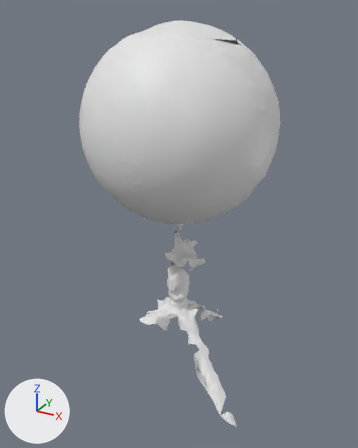
Two versions of the OBJ model res/Metalsphere/Gridtest_0_0_1.000001.obj, one commit apart.
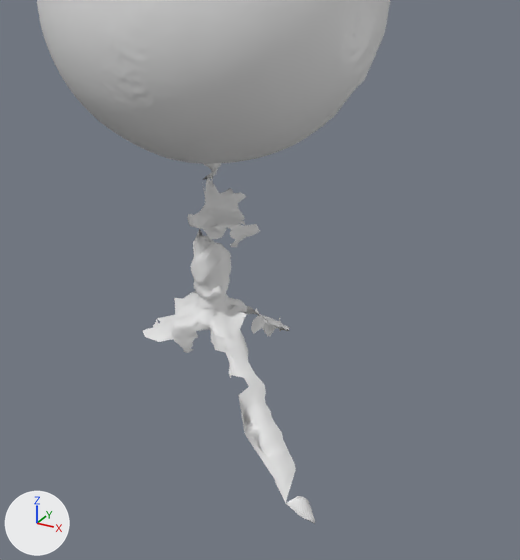
Each version appears first whole from a 50 mm camera at (360.0, -1087.0, 239.0) aimed at (-6.0, -421.0, -94.0), and next in a close-up on the part from 17% to 98% of the width and 29% to 100% of the height. The axes (+X, +Y, +Z) are drawn at lower left. The lights are the same throughout. Materials are left out; every surface is plain grey. Where no turn or scale is listed for an object, it has been applied to the vertices.

Names of what the first close-up shows: 'Gridtest_0_0_1.000001'.
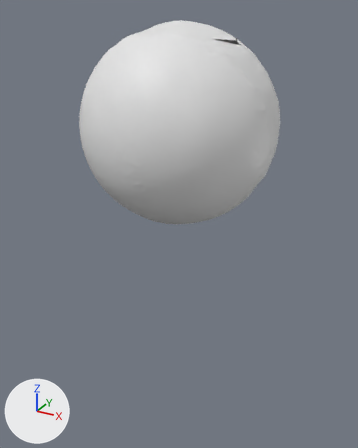
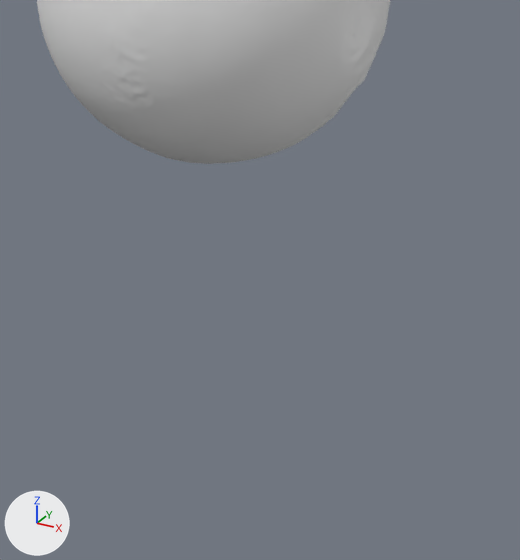
Diff of the bpy script that builds the scene:
```diff
--- a/res/Metalsphere/Gridtest_0_0_1.000001.obj.py
+++ b/res/Metalsphere/Gridtest_0_0_1.000001.obj.py
@@ me_gridtest_0_0_1_000001 @@
 # used by ob_gridtest_0_0_1_000001; location = (0.0, 0.0, 0.0)
-me_gridtest_0_0_1_000001.from_pydata(...)  # 21078 vertices, 41882 faces; spans x -152.0..154.0, y -577.0..-242.0, z -380.0..221.0
+me_gridtest_0_0_1_000001.from_pydata(...)  # 19548 vertices, 38994 faces; spans x -152.0..148.0, y -577.0..-278.0, z -84.0..221.0
+# me_gridtest_0_0_1_000001 part 1: the loose piece of 990 vertices spanning x -62.0..154.0, y -527.0..-367.0, z -377.0..-167.0 is deleted
+# me_gridtest_0_0_1_000001 part 2: the loose piece of 167 vertices spanning x -15.0..18.0, y -362.0..-242.0, z -380.0..-286.0 is deleted
+# me_gridtest_0_0_1_000001 part 3: the loose piece of 40 vertices spanning x 17.0..27.0, y -468.0..-451.0, z -211.0..-201.0 is deleted
+# me_gridtest_0_0_1_000001 part 4: 333 vertices removed from x -42.0..51.0, y -465.0..-395.0, z -160.0..-84.0
```

Where the change shows, as pixel boxes (x1, y1, x2, y2) in the close-ups (520 x 560 px):
'Gridtest_0_0_1.000001', reshaped
    before: (37, 0, 390, 524)
    after: (37, 0, 390, 164)
part 1 of me_gridtest_0_0_1_000001, deleted
    before: (143, 229, 315, 524)
part 2 of me_gridtest_0_0_1_000001, deleted
    before: (247, 306, 290, 336)
part 3 of me_gridtest_0_0_1_000001, deleted
    before: (210, 286, 223, 299)
part 4 of me_gridtest_0_0_1_000001, deleted
    before: (187, 163, 260, 247)
